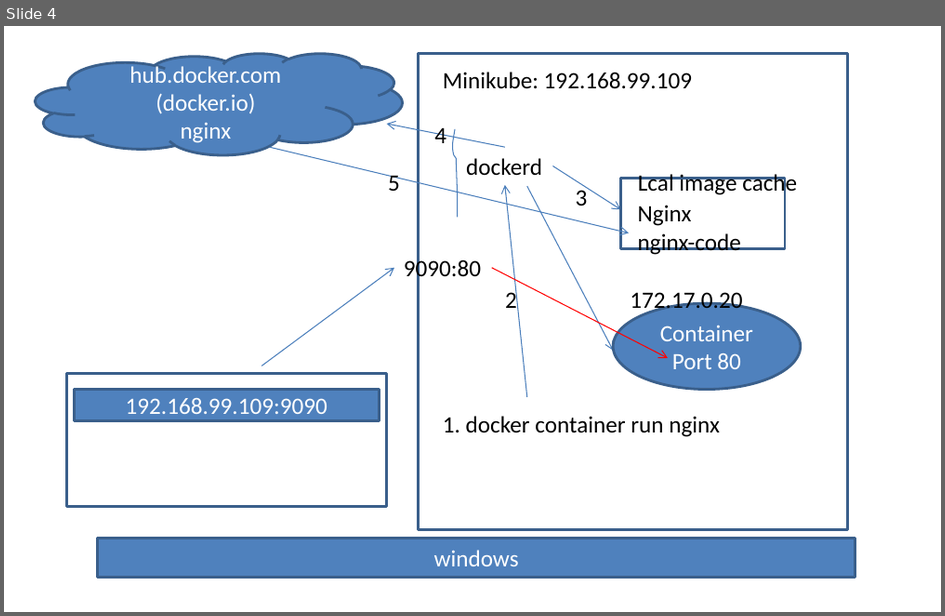
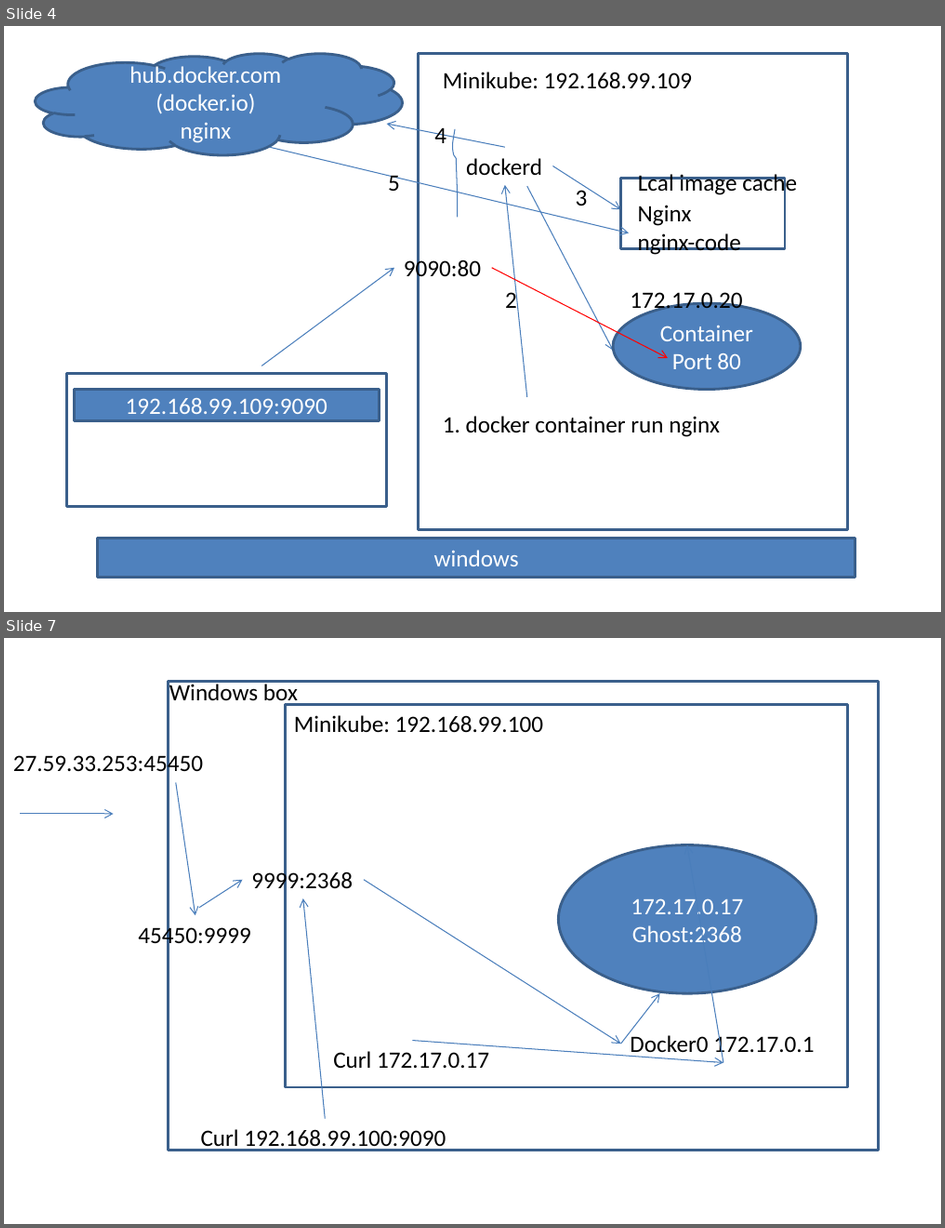
Before and after one commit to AdityaSP/ora-apr8-dock-kube, a slide deck: rough-diag.pptx. Shown one above the other, each under a label of ours: slide 4 before the commit, slides 4 and 7 after it; the slides between them are not shown. The pictures are 945x616 and 945x1228 pixels, drawn with LibreOffice and Linux fonts; fonts in the diff are those of the drawing. Boxes give left, top, right and bottom in pixels: in the first picture for what was removed or moved away, otherwise in the second. Text is boxed around its words. In the diff, an @@ line names an element or a change of style, - is before the commit and + after.

```diff
--- a/rough-diag.pptx
+++ b/rough-diag.pptx
@@ slide 7 added at [4,638,941,1224], background #FFFFFF @@
@@ rectangle added at [168,681,878,1150], outline #3A5F8C 2 pt @@
@@ text added at [170,682,298,707], 18 pt, text #000000 @@
+Windows box
@@ rectangle added at [285,705,848,1087], outline #3A5F8C 2 pt @@
@@ text added at [294,715,543,733], 18 pt, text #000000 @@
+Minikube: 192.168.99.100
@@ text added at [13,752,203,778], 18 pt, text #000000 @@
+27.59.33.253:45450
@@ arrow added from (175, 782) to (196, 915), #4B7EBC 0.75 pt @@
@@ arrow added from (20, 815) to (114, 815), #4B7EBC 0.75 pt @@
@@ ellipse added at [559,845,817,993], fill #4F81BD, outline #3A5F8C 2 pt, 18 pt, text #FFFFFF @@
+172.17.0.17
+Ghost:2368
@@ arrow added from (724, 1063) to (688, 845), #4B7EBC 0.75 pt @@
@@ arrow added from (199, 908) to (243, 880), #4B7EBC 0.75 pt @@
@@ text added at [251,870,353,895], 18 pt, text #000000 @@
+9999:2368
@@ arrow added from (364, 880) to (621, 1043), #4B7EBC 0.75 pt @@
@@ arrow added from (326, 1118) to (303, 898), #4B7EBC 0.75 pt @@
@@ text added at [138,924,250,949], 18 pt, text #000000 @@
+45450:9999
@@ arrow added from (621, 1043) to (661, 993), #4B7EBC 0.75 pt @@
@@ text added at [333,1051,489,1068], 18 pt, text #000000 @@
+Curl 172.17.0.17
@@ arrow added from (412, 1040) to (724, 1063), #4B7EBC 0.75 pt @@
@@ text added at [630,1033,814,1058], 18 pt, text #000000 @@
+Docker0 172.17.0.1
@@ text added at [201,1129,446,1151], 18 pt, text #000000 @@
+Curl 192.168.99.100:9090
```
Also in this commit, not shown: 11 other slides added.
